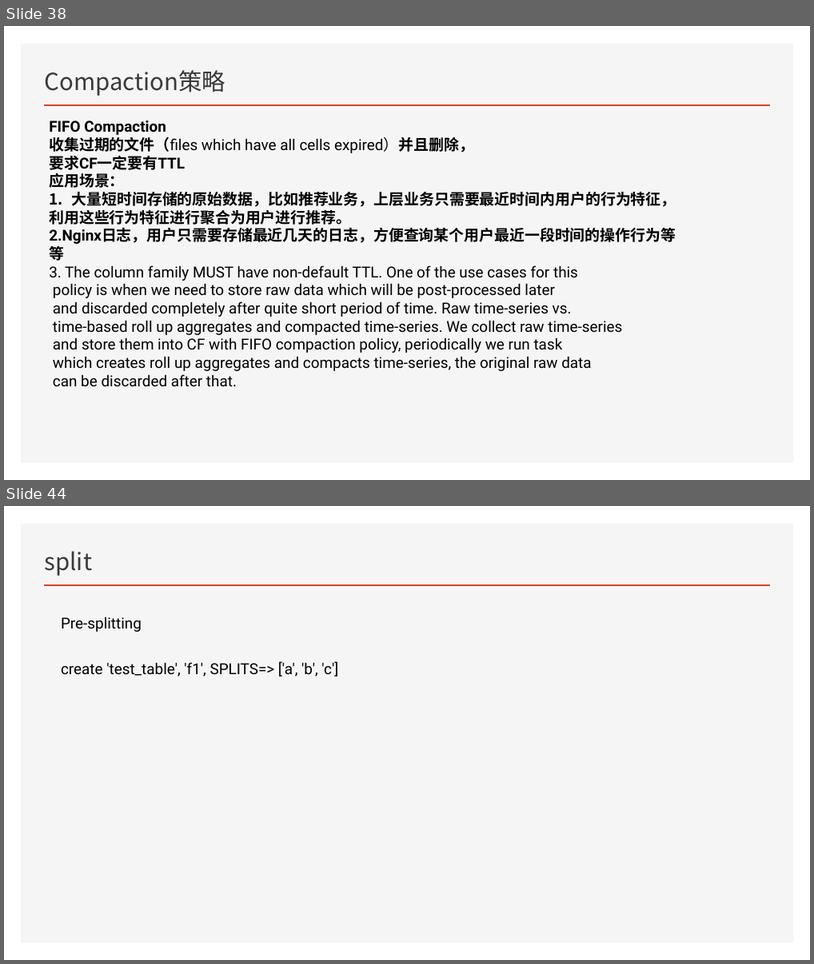
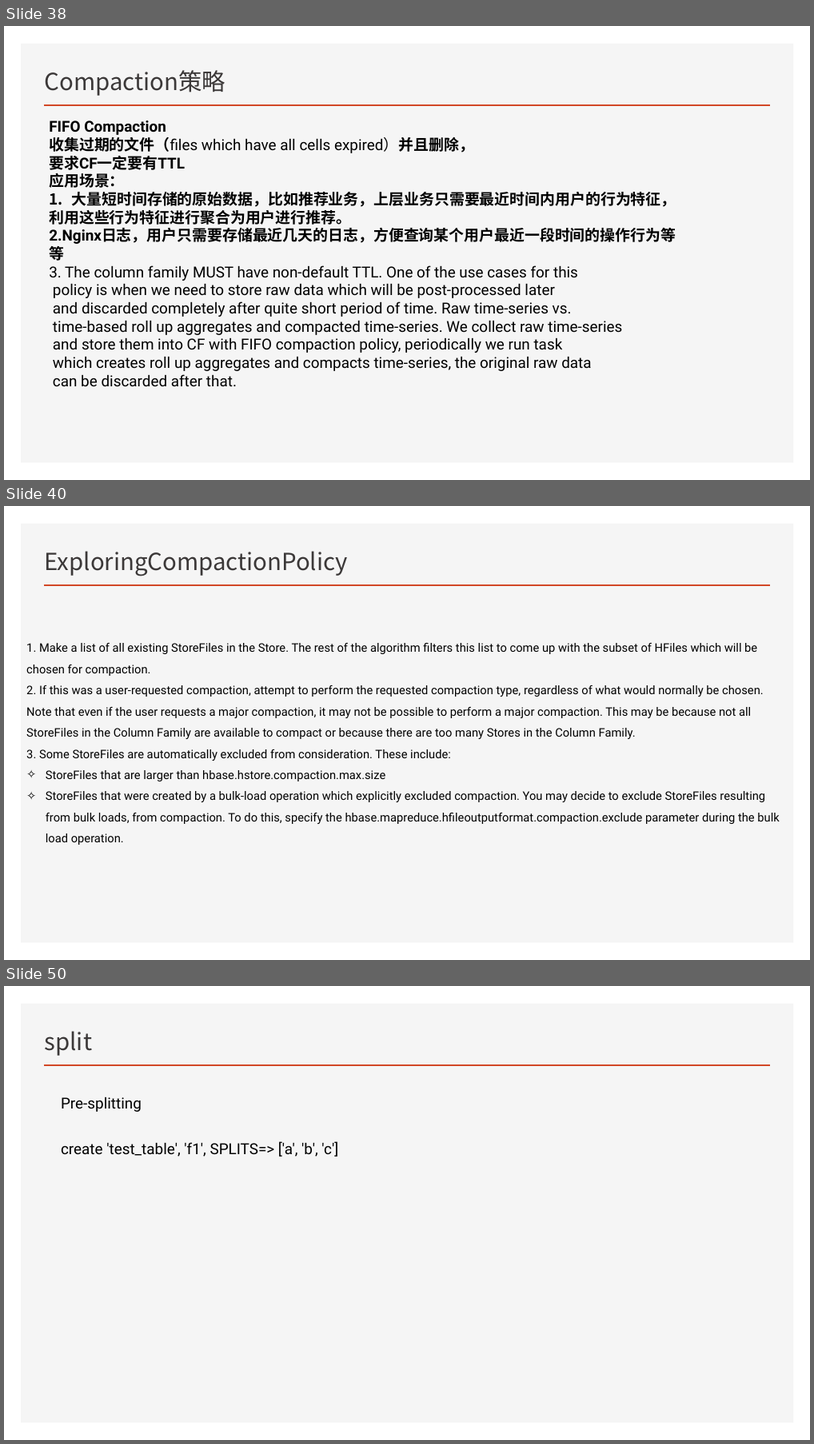
Before and after one commit to Zhangwusheng/Zhangwusheng.github.io, a slide deck: _posts/Hbase基本原理副本.pptx. Shown one above the other, each under a label of ours: slides 38 and 44 before the commit, slides 38, 40 and 50 after it; the slides between them are not shown. The pictures are 814x964 and 814x1444 pixels, drawn with LibreOffice and Linux fonts; fonts in the diff are those of the drawing. Boxes give left, top, right and bottom in pixels: in the first picture for what was removed or moved away, otherwise in the second. Text is boxed around its words. In the diff, an @@ line names an element or a change of style, - is before the commit and + after.

```diff
--- a/_posts/Hbase基本原理副本.pptx
+++ b/_posts/Hbase基本原理副本.pptx
@@ slide 40 added at (x1=4, y1=506, x2=810, y2=960), background #FFFFFF; not listed: 2 template elements that a slide beside it also shows @@
@@ title added at (x1=45, y1=551, x2=348, y2=576), 28 pt, text #3B3838 @@
+ExploringCompactionPolicy
@@ text added at (x1=26, y1=643, x2=779, y2=844), 14 pt, text #000000 @@
+1. Make a list of all existing StoreFiles in the Store. The rest of the algorithm filters this list to come up with the subset of HFiles which will be chosen for compaction.
+2. If this was a user-requested compaction, attempt to perform the requested compaction type, regardless of what would normally be chosen. Note that even if the user requests a major compaction, it may not be possible to perform a major compaction. This may be because not all StoreFiles in the Column Family are available to compact or because there are too many Stores in the Column Family.
+3. Some StoreFiles are automatically excluded from consideration. These include:
+✧ StoreFiles that are larger than hbase.hstore.compaction.max.size
+✧ StoreFiles that were created by a bulk-load operation which explicitly excluded compaction. You may decide to exclude StoreFiles resulting from bulk loads, from compaction. To do this, specify the hbase.mapreduce.hfileoutputformat.compaction.exclude parameter during the bulk load operation.
@@ what was slide 44 is now slide 50 @@
```
Also in this commit, not shown: 2 slides changed, 9 other slides added, 3 slides removed, 1 other file.
